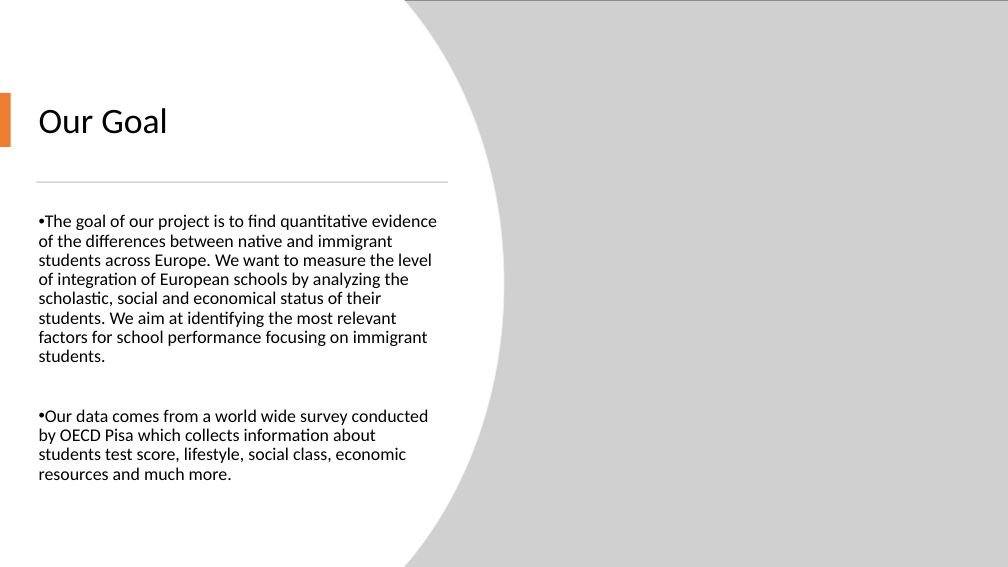
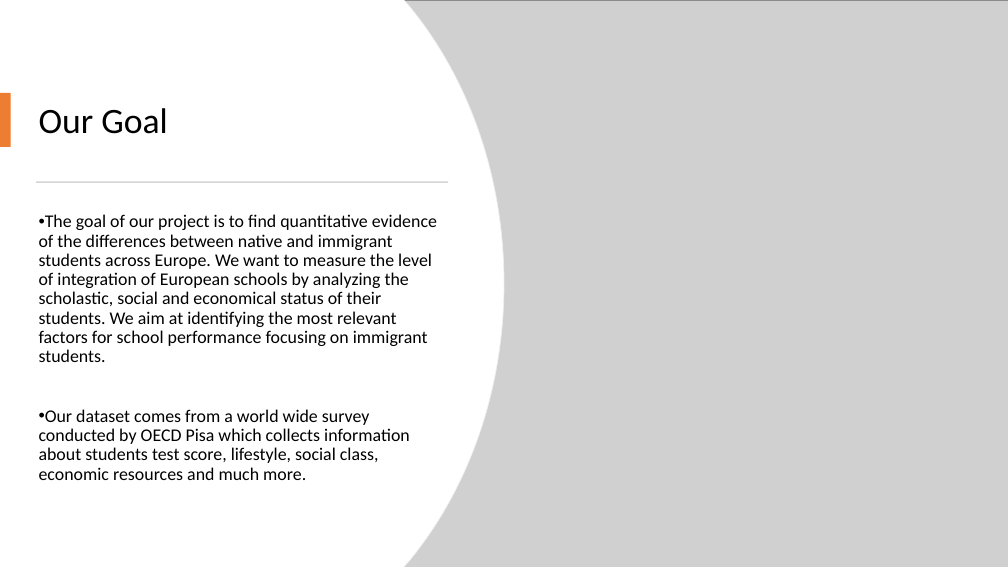
Before and after one commit to SebastianCastellano/Applied-Statistics-Project, a slide deck: slide 3 of Presentations/Pitch for 25.07/Pitch 25.07 - Immigrant students in Europe.pptx. Drawn at 1008x567 pixels with LibreOffice and Linux fonts; fonts in the diff are those of the drawing; grey boxes stand for pictures. Boxes give left, top, right and bottom in pixels: in the first picture for what was removed or moved away, otherwise in the second. Text is boxed around its words. In the diff, an @@ line names an element or a change of style, - is before the commit and + after.

```diff
--- a/Presentations/Pitch for 25.07/Pitch 25.07 - Immigrant students in Europe.pptx
+++ b/Presentations/Pitch for 25.07/Pitch 25.07 - Immigrant students in Europe.pptx
@@ text at [39, 409, 410, 480]: text changed @@
-• Our data comes from a world wide survey conducted by OECD Pisa which collects information about students test score, lifestyle, social class, economic resources and much more.
+• Our dataset comes from a world wide survey conducted by OECD Pisa which collects information about students test score, lifestyle, social class, economic resources and much more.
```
Also in this commit, not shown: 5 other slides changed.
